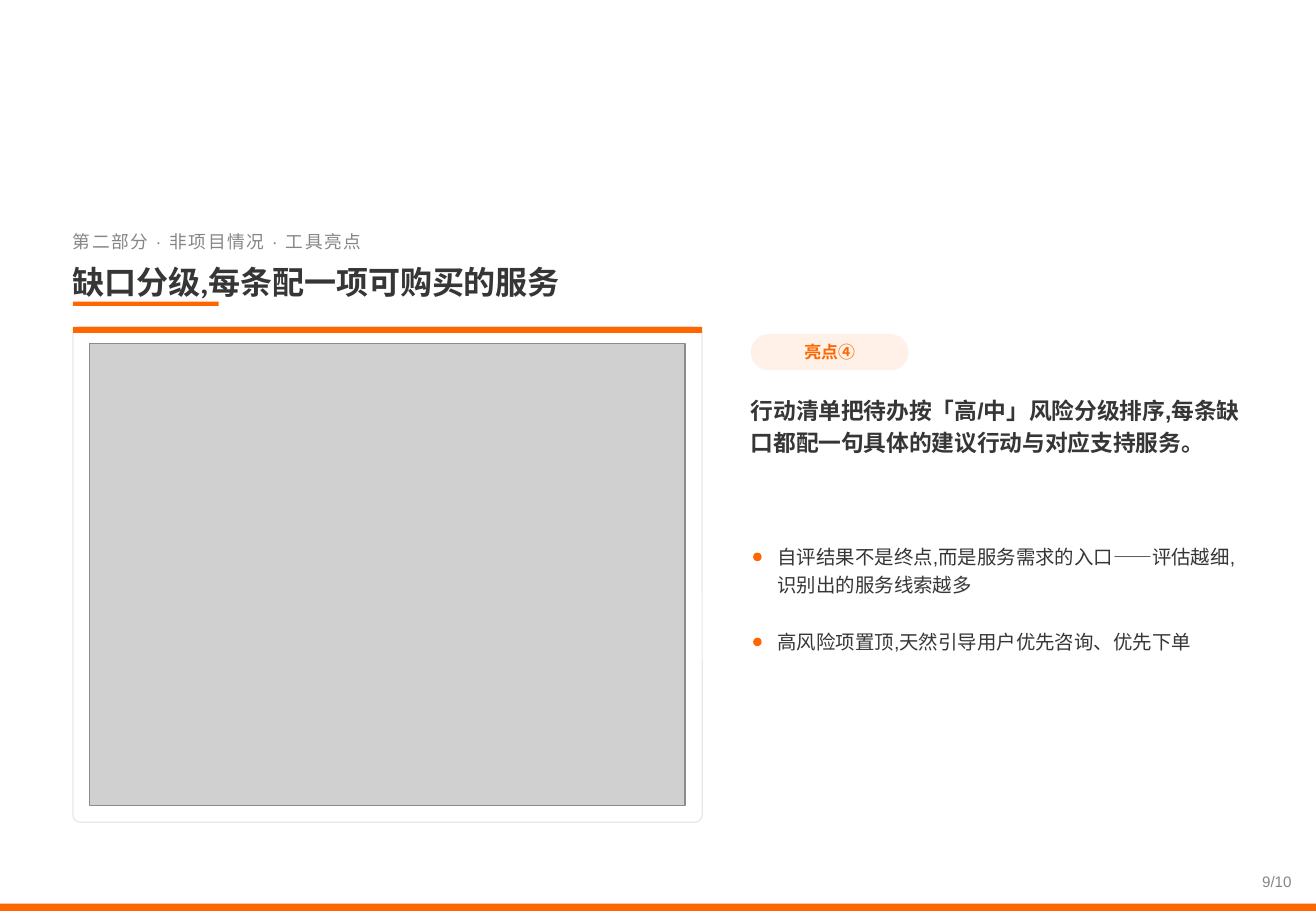
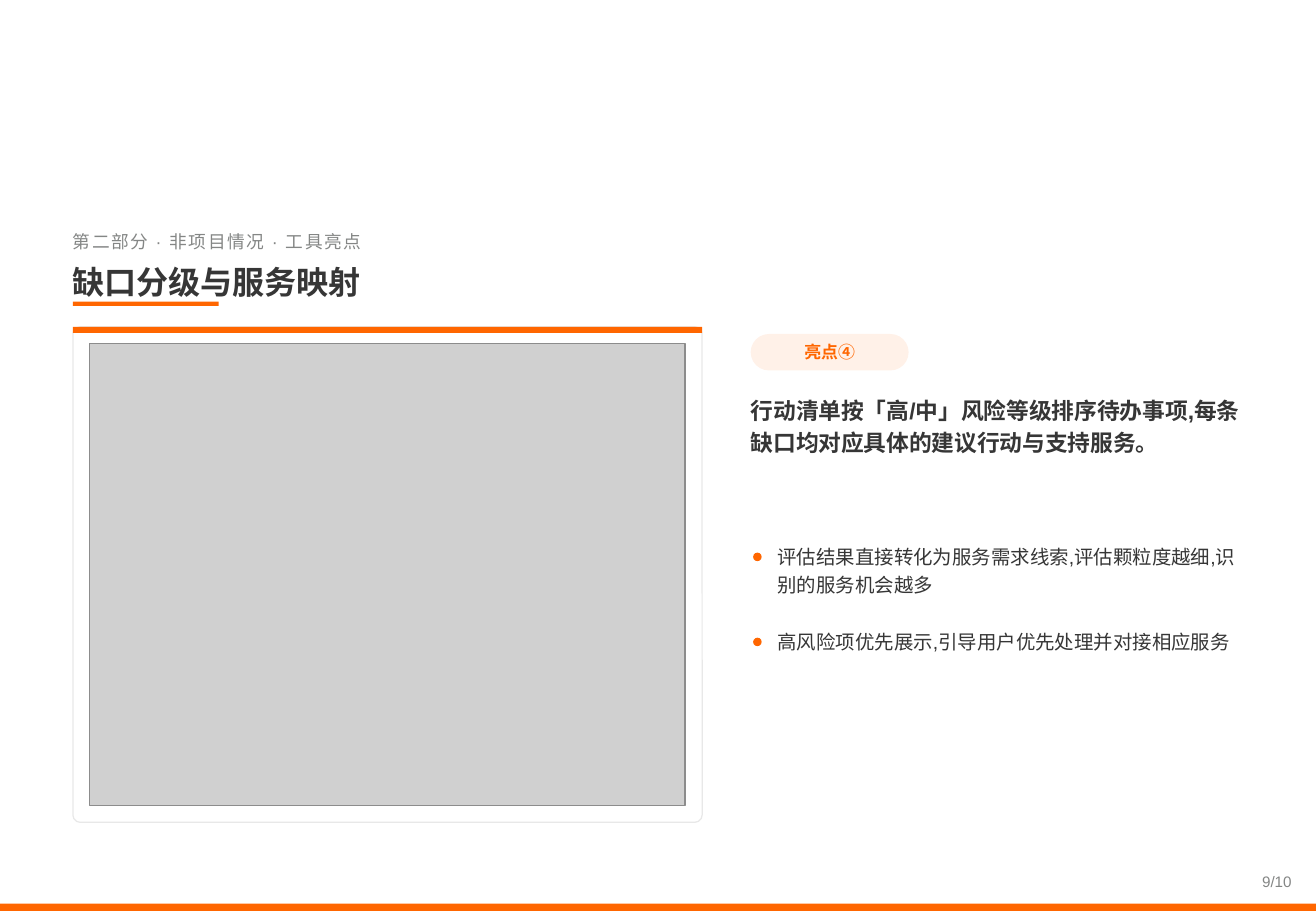
Before and after one commit to zhenghannah1228-boop/Auto-Reg-Monitor, a slide deck: slide 9 of 2026年8-9月工作汇报.pptx. Drawn at 1316x911 pixels with LibreOffice and Linux fonts; fonts in the diff are those of the drawing; grey boxes stand for pictures; background and template pictures are left out. Boxes give left, top, right and bottom in pixels: in the first picture for what was removed or moved away, otherwise in the second. Text is boxed around its words. In the diff, an @@ line names an element or a change of style, - is before the commit and + after.

```diff
--- a/2026年8-9月工作汇报.pptx
+++ b/2026年8-9月工作汇报.pptx
@@ text at bbox=[73, 266, 361, 302]: text changed @@
-缺口分级,每条配一项可购买的服务
+缺口分级与服务映射
@@ text at bbox=[751, 399, 1240, 453]: text changed @@
-行动清单把待办按「高/中」风险分级排序,每条缺口都配一句具体的建议行动与对应支持服务。
+行动清单按「高/中」风险等级排序待办事项,每条缺口均对应具体的建议行动与支持服务。
@@ text at bbox=[777, 547, 1235, 594]: text changed @@
-自评结果不是终点,而是服务需求的入口——评估越细,识别出的服务线索越多
+评估结果直接转化为服务需求线索,评估颗粒度越细,识别的服务机会越多
@@ text at bbox=[777, 632, 1229, 652]: text changed @@
-高风险项置顶,天然引导用户优先咨询、优先下单
+高风险项优先展示,引导用户优先处理并对接相应服务
```
Also in this commit, not shown: 3 other slides changed.
